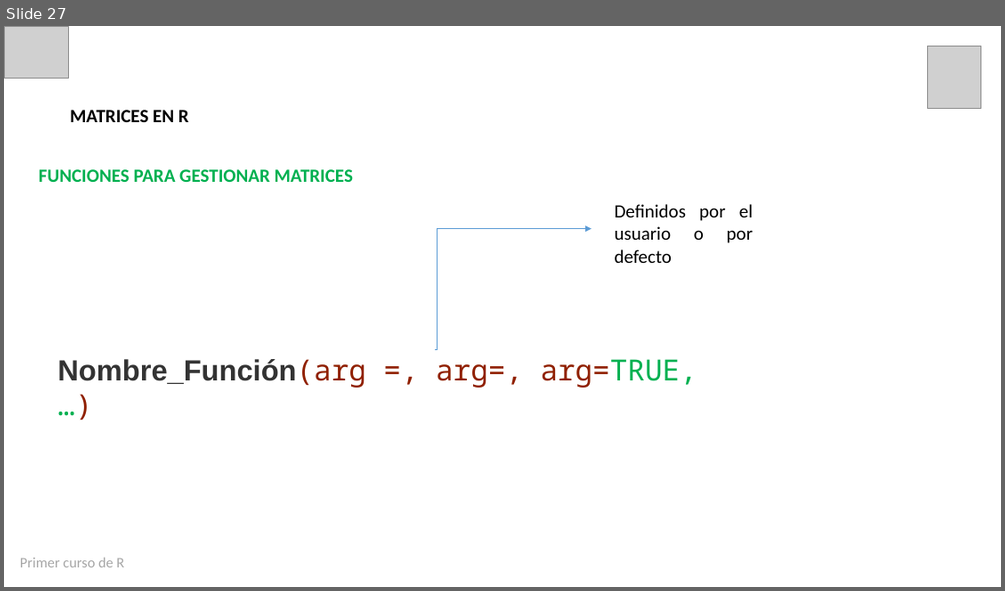
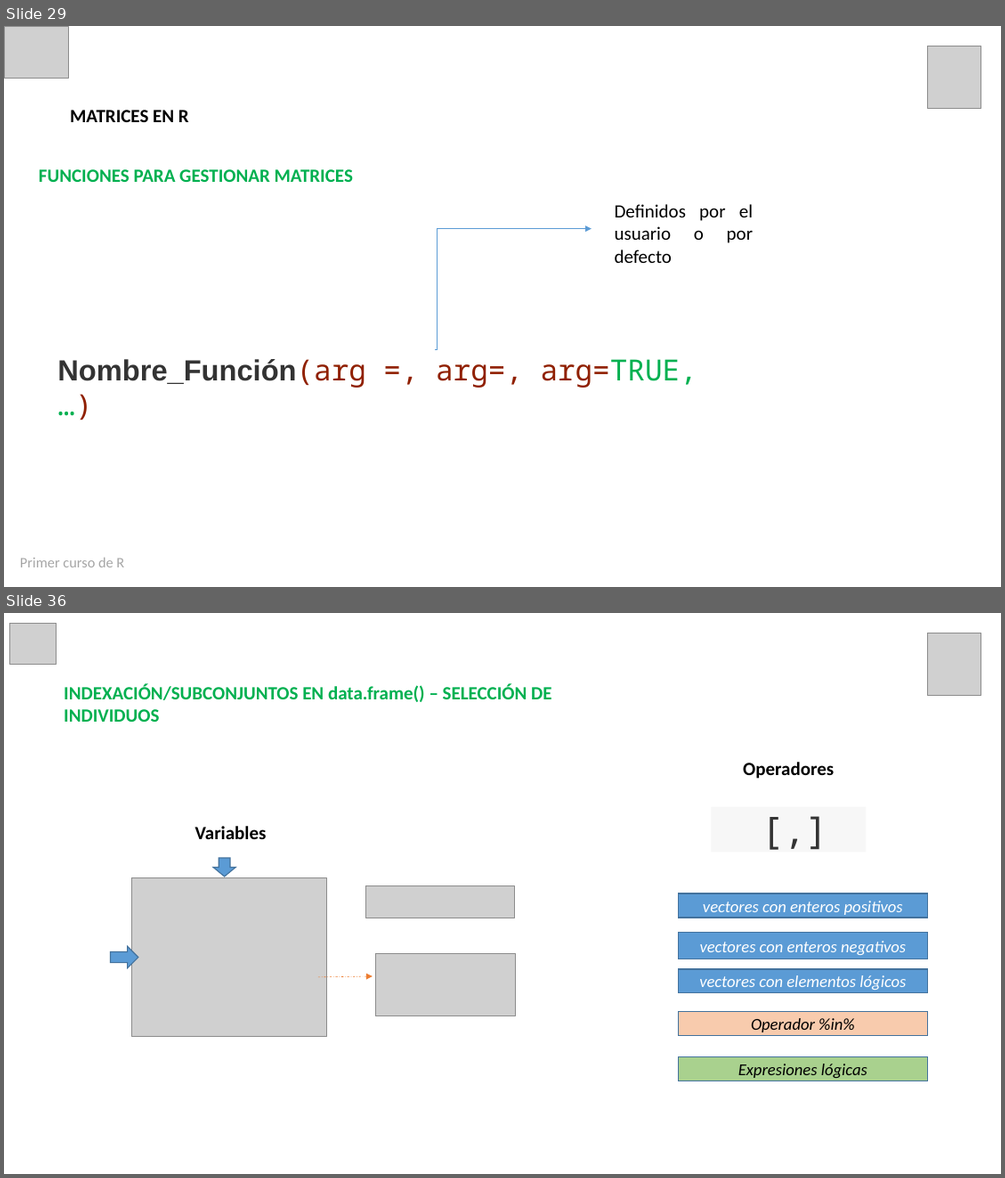
Before and after one commit to estadisticaun/Rbasico, a slide deck: Presentaciones/Presentación Sesión 3 21-08-2020.pptx. Shown one above the other, each under a label of ours: slide 27 before the commit, slides 29 and 36 after it; the slides between them are not shown. The pictures are 1005x591 and 1005x1178 pixels, drawn with LibreOffice and Linux fonts; fonts in the diff are those of the drawing; grey boxes stand for pictures. Boxes give left, top, right and bottom in pixels: in the first picture for what was removed or moved away, otherwise in the second. Text is boxed around its words. In the diff, an @@ line names an element or a change of style, - is before the commit and + after.

```diff
--- a/Presentaciones/Presentación Sesión 3 21-08-2020.pptx
+++ b/Presentaciones/Presentación Sesión 3 21-08-2020.pptx
@@ slide 36 added at (4, 613, 1001, 1174), background #FFFFFF @@
@@ picture added at (9, 623, 57, 664) @@
@@ picture added at (928, 633, 981, 695) @@
@@ text added at (64, 684, 551, 722), 18 pt, text #00B050, bold @@
+INDEXACIÓN/SUBCONJUNTOS EN data.frame() – SELECCIÓN DE INDIVIDUOS
@@ text added at (743, 762, 833, 779), 18 pt, text #000000, bold @@
+Operadores
@@ text added at (195, 826, 267, 839), 18 pt, text #000000, bold @@
+Variables
@@ rectangle added at (712, 807, 866, 852), fill #F7F7F7, 36 pt, text #333333 @@
+[,]
@@ picture added at (132, 877, 326, 1036) @@
@@ down arrow added at (213, 858, 235, 876), fill #5B9BD5, outline #43739E 1 pt @@
@@ picture added at (366, 886, 514, 917) @@
@@ rectangle added at (679, 893, 928, 917), fill #5B9BD5, outline #43739E 1 pt, 16 pt, text #FFFFFF, italic @@
+vectores con enteros positivos
@@ rectangle added at (679, 933, 928, 959), fill #5B9BD5, outline #43739E 1 pt, 16 pt, text #FFFFFF, italic @@
+vectores con enteros negativos
@@ right arrow added at (110, 947, 138, 968), fill #5B9BD5, outline #43739E 1 pt @@
@@ picture added at (376, 953, 516, 1016) @@
@@ arrow added from (318, 977) to (372, 976), #ED7D31 0.5 pt dashed @@
@@ rectangle added at (679, 969, 928, 993), fill #5B9BD5, outline #43739E 1 pt, 16 pt, text #FFFFFF, italic @@
+vectores con elementos lógicos
@@ rectangle added at (679, 1012, 928, 1036), fill #F8CBAD, outline #43739E 1 pt, 16 pt, text #000000, italic @@
+Operador %in%
@@ rectangle added at (679, 1056, 928, 1080), fill #A9D18E, outline #43739E 1 pt, 16 pt, text #000000, italic @@
+Expresiones lógicas
@@ what was slide 27 is now slide 29 @@
```
Also in this commit, not shown: 12 slides changed, 16 other slides added, 21 other files.
